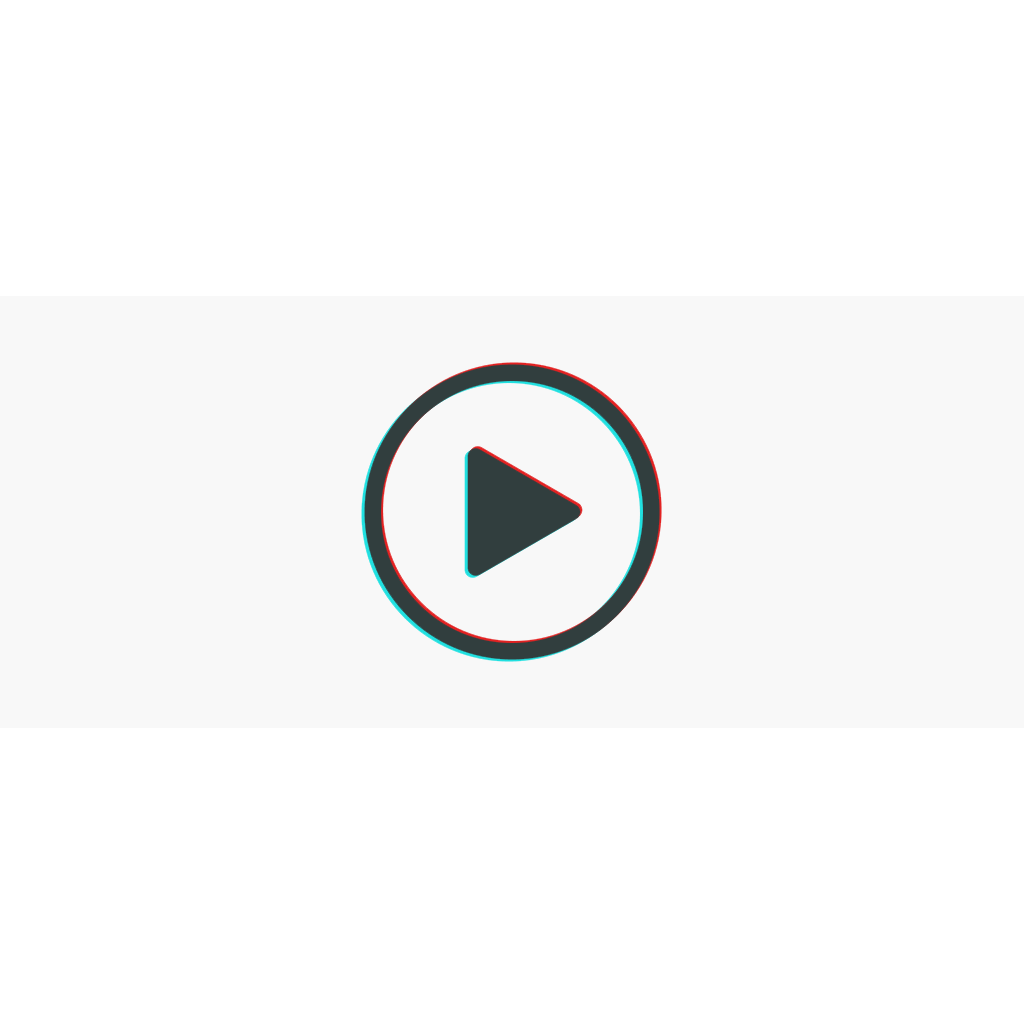
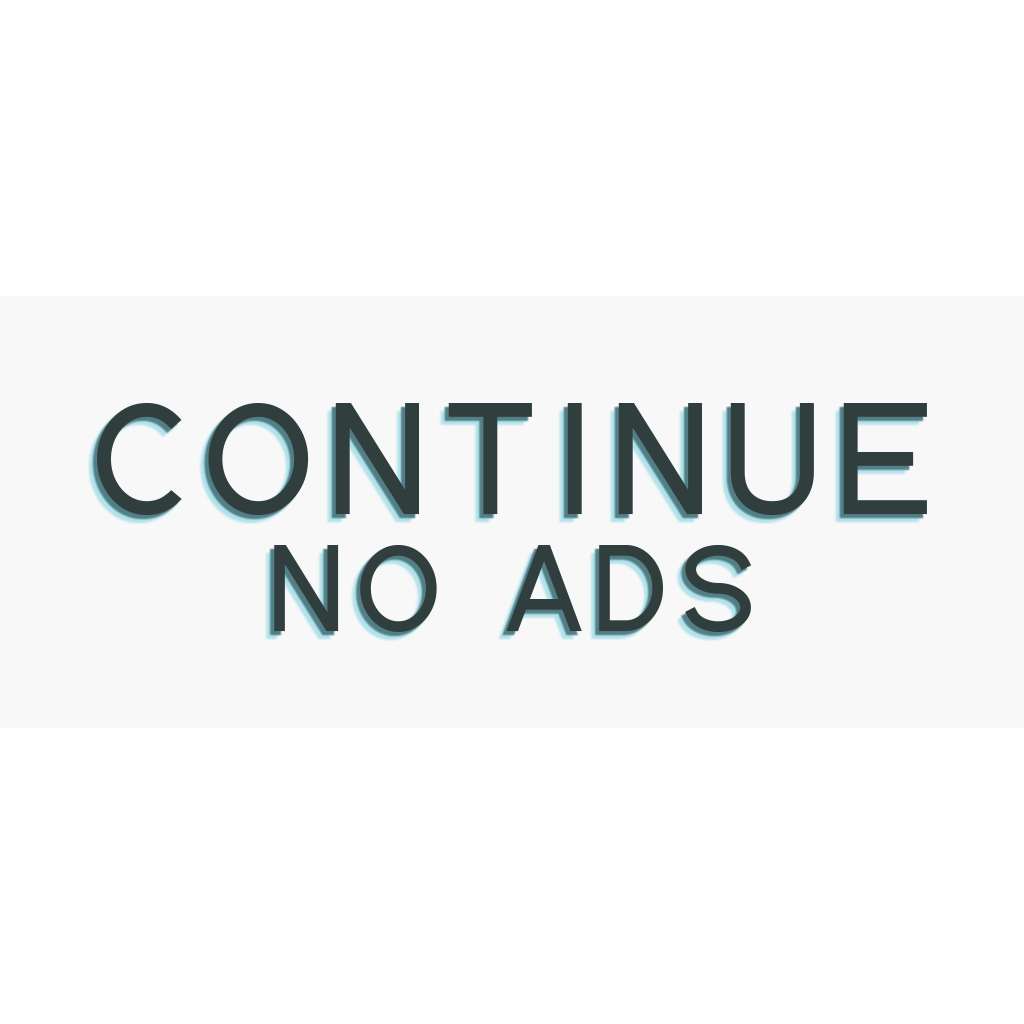
Before/after of a 1024px x 1024px layered artwork. What changed in the layer stack:
hid group "Group 1" (3 layers) over [361,362,662,662]
added group "Free AD" with 2 layers above "AD" over [97,403,927,632]
added layer "NO ADS" in group "Free AD" over [274,545,752,632]
added layer "CONTINUE" (1st of 2, in "Free AD") in group "Free AD" over [97,403,927,515]
